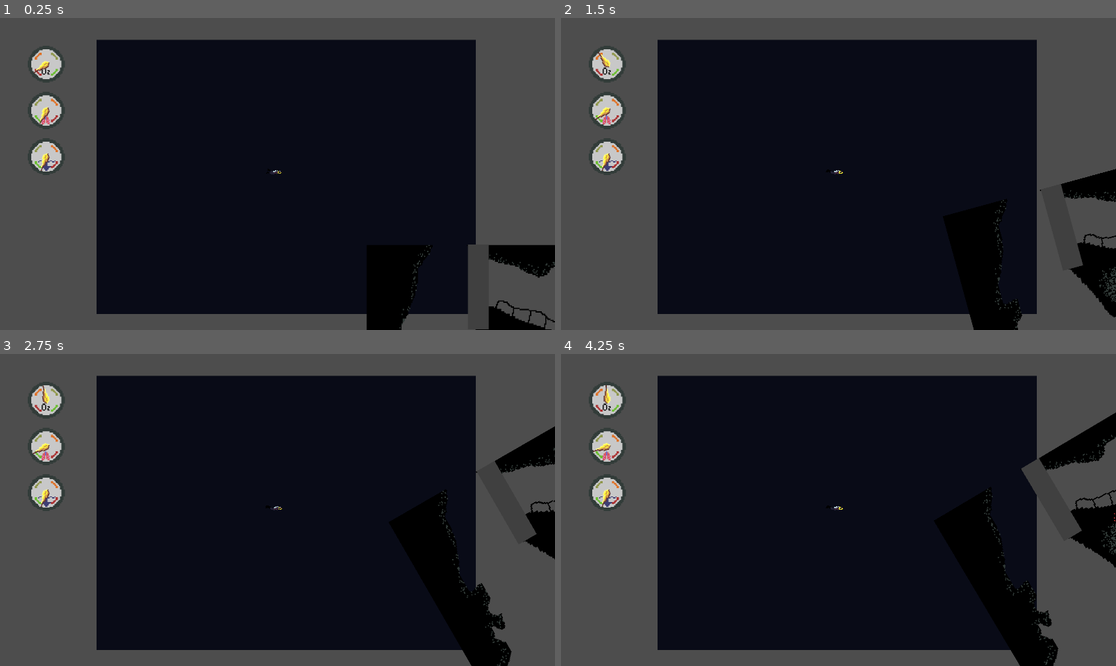
Above: before the commit, frames 1-4 (two rows, left to right).
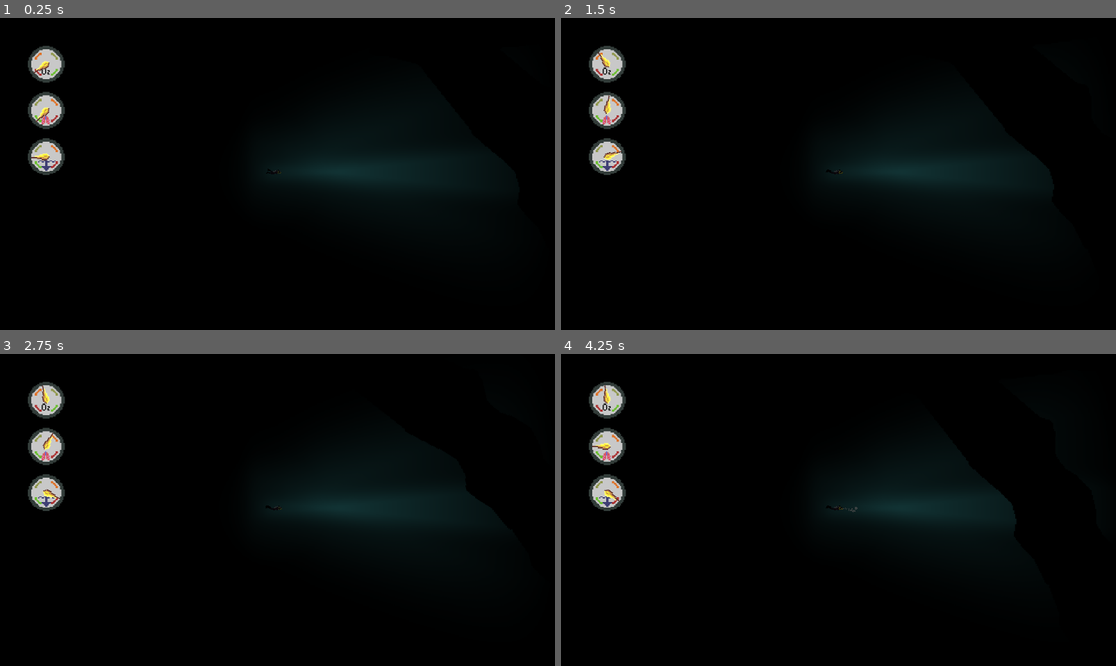
Above: after the commit, the same moments.

Repository: BrothersChimes/aphosis
Game: Godot game, scene res://map_and_lighting.tscn
The game is run twice, just before and just after one commit, with the same random seed, the same clock (stepped at 60 frames per second) and the same inputs. Before the commit the project starts from res://Main.tscn.
Inputs:
- Up to frame 1 (0.25 s): no input
- Up to frame 2 (1.5 s): hold Right (right_button) 0.53-1.28 s; hold Space (sprint) 0.53-1.28 s; hold Down (down_button) from 1.28 s (still down); tap D (decompress) at 1.35 s
- Up to frame 3 (2.75 s): tap Space (sprint) at 1.55 s; release Down (down_button) at 2.03 s; hold Right (right_button) from 2.03 s (still down); hold Space (sprint) from 2.03 s (still down)
- Up to frame 4 (4.25 s): release Right (right_button) at 2.78 s; release Space (sprint) at 2.78 s; hold Up (up_button) 2.78-3.53 s; tap Space (sprint) at 2.85, 3.8 s; hold Left (left_button) from 3.53 s (still down); hold D (decompress) from 3.53 s (still down)

The runs differ from the first frame. In frame 1, 38% of the frame differs, in the area x 0-100%, y 0-100%; in frame 2, 38%; in frame 3, 38%; in frame 4, 38%.
Error before the commit: Invalid assignment of property or key 'text' with value of type 'String' on a base object of type 'null instance'. (res://player.gd:185)

Commit message:
Added death to the game

Diff:
--- a/map_and_lighting.tscn
+++ b/map_and_lighting.tscn
@@ -83,7 +83,7 @@
 texture = SubResource("GradientTexture2D_62yqm")
 
 [node name="Player" parent="." instance=ExtResource("4_k1fx0")]
-position = Vector2(3691, 2287)
+position = Vector2(1908, 7979)
 
 [node name="Camera2D" type="Camera2D" parent="Player"]
 position = Vector2(7, 5)
--- a/player.gd
+++ b/player.gd
@@ -53,6 +53,9 @@
 @onready var redhaze = $Redhaze
 const max_health = 100.0
 var health = max_health
+
+@onready var hasnt_died_yet = true
+@onready var has_finished_dying = false
 
 func get_consumption():
 	var depth_ratio = (current_depth / max_depth_possible)
@@ -164,6 +167,8 @@
 	var haze_scale = clampf(8.0 * health/max_health, 2.0, 8.0)
 
 	var scaling_factor = 1.0 + 7.0*pow(current_mod, 2.5)
+	scaling_factor = clampf(scaling_factor, 1.0, 4.0)
+	print(scaling_factor)
 	camera_node.zoom.x = 1.0 * scaling_factor
 	camera_node.zoom.y = 1.0 * scaling_factor
 
@@ -179,10 +184,25 @@
 		is_dead = true
 		# print('dead')
 
+func _ready():
+	$DiverSprite.connect("frame_changed", self._on_frame_changed)
+
+func _on_frame_changed():
+	if is_dead && not has_finished_dying:
+		if $DiverSprite.frame == $DiverSprite.sprite_frames.get_frame_count("death") - 1:
+			$DiverSprite.stop()
+			has_finished_dying = true
+			$DiverSprite.set_frame_and_progress($DiverSprite.sprite_frames.get_frame_count("death") - 1, 0.0)
+
 
 func _process(delta: float) -> void:
 	# print("POSITION: " + str(int(position.y)))
 	$LabelNode/Label.text = "pdiff: " + str(int(pressure_diff)) + " hp: " + str(int(health))
+
+	if is_dead && hasnt_died_yet:
+		hasnt_died_yet = false
+		$DiverSprite.animation = "death"
+		$DiverSprite.set_frame_and_progress(0, 0.0)
 
 	apply_depth()
 	apply_pressure_stacks(delta)
@@ -193,6 +213,10 @@
 
 
 func sprint_bubblers(delta):
+	if is_dead:
+		$Bubblegen/ManyParticles.emitting = false
+		$Bubblegen/FewParticles.emitting = false
+		return
 	if Input.is_action_pressed('sprint'):
 		breath_timer -= 1.5*delta
 	else:
@@ -225,6 +249,9 @@
 
 
 func _physics_process(delta: float) -> void:
+	if is_dead:
+		linear_damp = 10.0
+		return
 
 	var current_velocity = linear_velocity
 
@@ -254,18 +281,18 @@
 		effective_rotation_speed = lerp(rotation_speed, 0, rotation_speed_ratio)
 
 
-	if Input.is_action_pressed('right_button'):
+	if Input.is_action_pressed('down_button'):
 		apply_torque(effective_rotation_speed * delta)
 		apply_central_force(right_direction * 10000 * delta)
 		is_moving = true
-	elif Input.is_action_pressed('left_button'):
+	elif Input.is_action_pressed('up_button'):
 		apply_torque(-effective_rotation_speed * delta)
 		apply_central_force(left_direction * 10000 * delta)
 		is_moving = true
 	else: is_moving = false
 
 
-	if (Input.is_action_pressed('up_button')):
+	if (Input.is_action_pressed('right_button')):
 		is_moving = true
 		var applied_thrust
 		if Input.is_action_pressed('sprint'):
@@ -277,6 +304,20 @@
 			applied_thrust = lerp(thrust, 0, speed_ratio)  # Decrease thrust as speed approaches max_speed
 			is_sprinting = false
 		apply_central_force(transform.y * -applied_thrust * delta)
+	if (Input.is_action_pressed('right_button')):
+		is_moving = true
+		var applied_thrust
+		var speed_ratio = current_velocity.length() / max_speed
+		applied_thrust = lerp(thrust, 0, speed_ratio)  # Decrease thrust as speed approaches max_speed
+		is_sprinting = false
+		apply_central_force(transform.y * -applied_thrust * delta)
+	if (Input.is_action_pressed('left_button')):
+		is_moving = true
+		var applied_thrust
+		var speed_ratio = current_velocity.length() / max_speed
+		applied_thrust = lerp(thrust, 0, speed_ratio) / 4
+		is_sprinting = false
+		apply_central_force(transform.y * applied_thrust * delta)
 
 	# Apply forward and sideways friction
 	var forward_friction_force = min(forward_friction * forward_velocity.length_squared(), max_friction) * -forward_velocity.normalized()
--- a/player.tscn
+++ b/player.tscn
@@ -1,7 +1,8 @@
-[gd_scene load_steps=21 format=3 uid="uid://44wdpnlupmm2"]
+[gd_scene load_steps=31 format=3 uid="uid://44wdpnlupmm2"]
 
 [ext_resource type="Script" path="res://player.gd" id="1_3toru"]
 [ext_resource type="Texture2D" uid="uid://cu8qoswvpwk7n" path="res://Assets/Player/swim_slow.png" id="1_p1fdi"]
+[ext_resource type="Texture2D" uid="uid://btxvskpxi2m7y" path="res://Assets/Player/death.png" id="2_5rwvu"]
 [ext_resource type="PackedScene" uid="uid://cpdmv3ofwci2b" path="res://bubblegen.tscn" id="3_ppc1w"]
 
 [sub_resource type="PhysicsMaterial" id="PhysicsMaterial_xewo8"]
@@ -11,6 +12,42 @@
 radius = 6.31319
 height = 40.0221
 
+[sub_resource type="AtlasTexture" id="AtlasTexture_lcthd"]
+atlas = ExtResource("2_5rwvu")
+region = Rect2(0, 0, 32, 16)
+
+[sub_resource type="AtlasTexture" id="AtlasTexture_pjl6c"]
+atlas = ExtResource("2_5rwvu")
+region = Rect2(32, 0, 32, 16)
+
+[sub_resource type="AtlasTexture" id="AtlasTexture_4cvru"]
+atlas = ExtResource("2_5rwvu")
+region = Rect2(64, 0, 32, 16)
+
+[sub_resource type="AtlasTexture" id="AtlasTexture_odys1"]
+atlas = ExtResource("2_5rwvu")
+region = Rect2(96, 0, 32, 16)
+
+[sub_resource type="AtlasTexture" id="AtlasTexture_u6asr"]
+atlas = ExtResource("2_5rwvu")
+region = Rect2(0, 16, 32, 16)
+
+[sub_resource type="AtlasTexture" id="AtlasTexture_i4hoh"]
+atlas = ExtResource("2_5rwvu")
+region = Rect2(32, 16, 32, 16)
+
+[sub_resource type="AtlasTexture" id="AtlasTexture_q0vjb"]
+atlas = ExtResource("2_5rwvu")
+region = Rect2(64, 16, 32, 16)
+
+[sub_resource type="AtlasTexture" id="AtlasTexture_6n0db"]
+atlas = ExtResource("2_5rwvu")
+region = Rect2(96, 16, 32, 16)
+
+[sub_resource type="AtlasTexture" id="AtlasTexture_r4wo7"]
+atlas = ExtResource("2_5rwvu")
+region = Rect2(0, 32, 32, 16)
+
 [sub_resource type="AtlasTexture" id="AtlasTexture_rqu1j"]
 atlas = ExtResource("1_p1fdi")
 region = Rect2(0, 0, 32, 16)
@@ -69,6 +106,38 @@
 
 [sub_resource type="SpriteFrames" id="SpriteFrames_wm7sl"]
 animations = [{
+"frames": [{
+"duration": 1.0,
+"texture": SubResource("AtlasTexture_lcthd")
+}, {
+"duration": 1.0,
+"texture": SubResource("AtlasTexture_pjl6c")
+}, {
+"duration": 1.0,
+"texture": SubResource("AtlasTexture_4cvru")
+}, {
+"duration": 1.0,
+"texture": SubResource("AtlasTexture_odys1")
+}, {
+"duration": 1.0,
+"texture": SubResource("AtlasTexture_u6asr")
+}, {
+"duration": 1.0,
+"texture": SubResource("AtlasTexture_i4hoh")
+}, {
+"duration": 1.0,
+"texture": SubResource("AtlasTexture_q0vjb")
+}, {
+"duration": 1.0,
+"texture": SubResource("AtlasTexture_6n0db")
+}, {
+"duration": 1.0,
+"texture": SubResource("AtlasTexture_r4wo7")
+}],
+"loop": true,
+"name": &"death",
+"speed": 5.0
+}, {
 "frames": [{
 "duration": 1.0,
 "texture": SubResource("AtlasTexture_rqu1j")
--- a/project.godot
+++ b/project.godot
@@ -11,7 +11,7 @@
 [application]
 
 config/name="ScubaDiver"
-run/main_scene="res://Main.tscn"
+run/main_scene="res://map_and_lighting.tscn"
 config/features=PackedStringArray("4.3", "Forward Plus")
 config/icon="res://icon.svg"
 
Binary file added: Assets/Player/death.png
Not shown, added: Assets/Player/death.png.import
